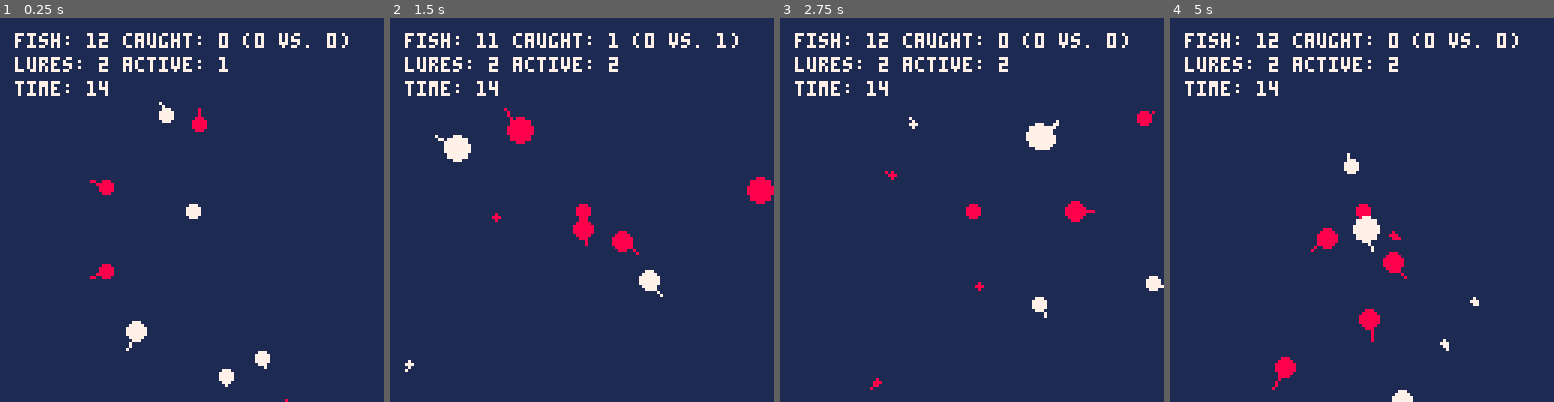
Above: before the commit, frames 1-4 (left to right).
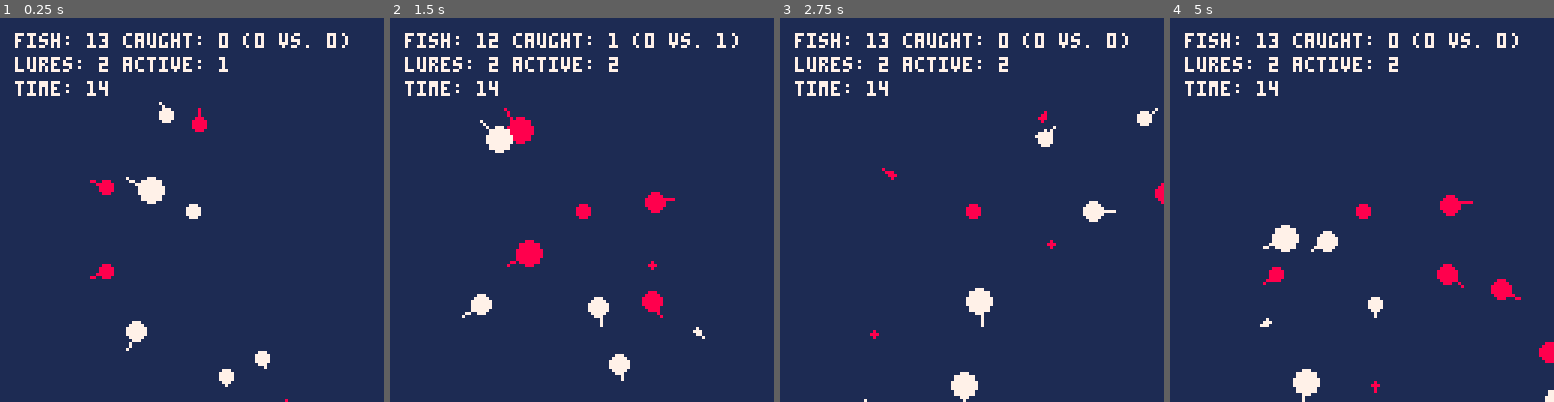
Above: after the commit, the same moments.

Repository: millwardesque/pico-fish-v2
Game: PICO-8 cartridge fish2.p8
Same seed, same stepped clock (60 frames per second), same inputs: the game is played once before the commit and once after it.
Inputs:
- Up to frame 1 (0.25 s): no input
- Up to frame 2 (1.5 s): tap O (Z key) at 0.7 s
- Up to frame 3 (2.75 s): hold Right 1.6-2.1 s; tap O (Z key) at 1.7, 2.1, 2.5 s; hold Up 2.15-2.42 s; hold Right from 2.47 s (still down)
- Up to frame 4 (5 s): tap O (Z key) every 0.4 s from 2.9 to 4.9 s; release Right at 3.03 s; hold Left 3.08-3.58 s; hold Down 3.63-3.97 s; hold Right 4.02-4.68 s; hold Up from 4.73 s (still down)

The runs differ from the first frame. In frame 1, 0.4% of the frame differs, in the area x 25-43%, y 5-49%; in frame 2, 3.7%; in frame 3, 2.3%; in frame 4, 4.0%, in the area x 23-100%, y 5-100%.

Commit message:
Fixed fish offscreen bugs.

Diff:
--- a/fish2.p8
+++ b/fish2.p8
@@ -278,6 +278,7 @@
 end
 package._c["fish"]=function()
 game_obj = require('game_obj')
+log = require('log')
 renderer = require('renderer')
 v2 = require('v2')
 
@@ -478,7 +479,13 @@
 
 function check_for_caught()
     for f in all(fishes) do
-        if f.lure_dist(f, active_lure) < active_lure.radius(active_lure) then
+        local lure_dist = f.lure_dist(f, active_lure)
+        if lure_dist < 0 then
+            -- Negative distance implies int overflow, so clearly the distance is too far anyway. Destroy the fish and replace with a new one.
+            remove_fish(f)
+            should_add_fish()
+        elseif lure_dist < active_lure.radius(active_lure) then
+            log.syslog("Caught: "..f.lure_dist(f, active_lure).." r: "..active_lure.radius(active_lure))
             remove_fish(f)
 
             if f.colour == 7 then
@@ -520,6 +527,8 @@
         fish_size = 1 + flr(rnd(8))
         add_fish(active_lure, 8, fish_size, false)
     end
+
+    add_fish(active_lure, 7, 8, false)
 end
 
 function _update()
--- a/game.lua
+++ b/game.lua
@@ -98,7 +98,13 @@
 
 function check_for_caught()
     for f in all(fishes) do
-        if f.lure_dist(f, active_lure) < active_lure.radius(active_lure) then
+        local lure_dist = f.lure_dist(f, active_lure)
+        if lure_dist < 0 then
+            -- Negative distance implies int overflow, so clearly the distance is too far anyway. Destroy the fish and replace with a new one.
+            remove_fish(f)
+            should_add_fish()
+        elseif lure_dist < active_lure.radius(active_lure) then
+            log.syslog("Caught: "..f.lure_dist(f, active_lure).." r: "..active_lure.radius(active_lure))
             remove_fish(f)
 
             if f.colour == 7 then
@@ -140,6 +146,8 @@
         fish_size = 1 + flr(rnd(8))
         add_fish(active_lure, 8, fish_size, false)
     end
+
+    add_fish(active_lure, 7, 8, false)
 end
 
 function _update()
Not shown, changed: plan.txt
